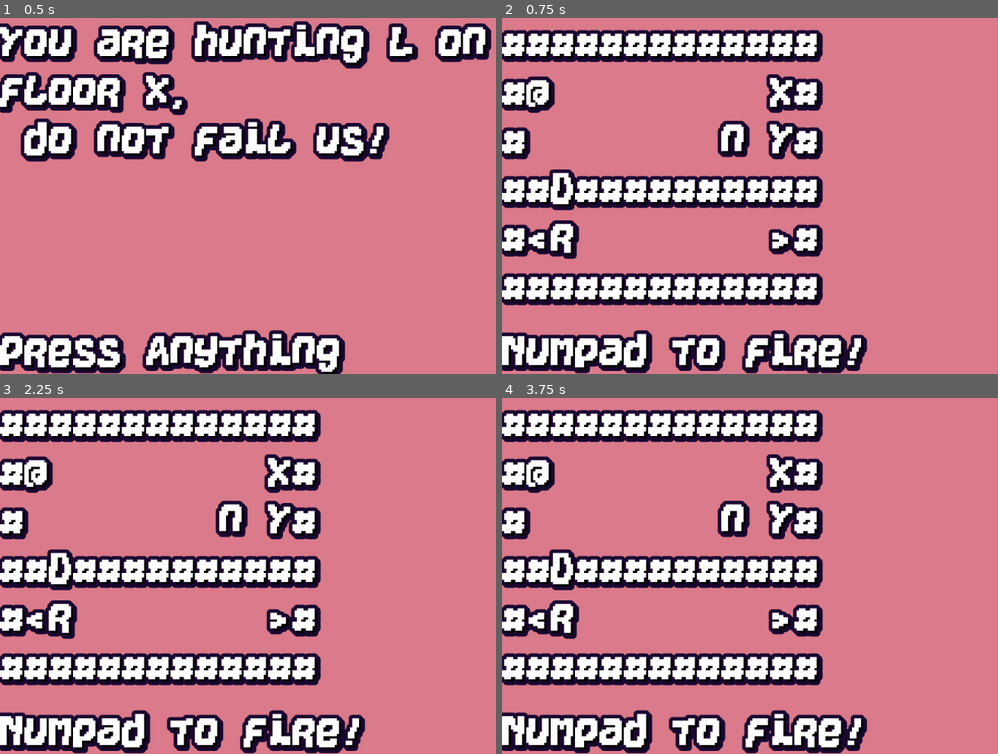
Above: before the commit, frames 1-4 (two rows, left to right).
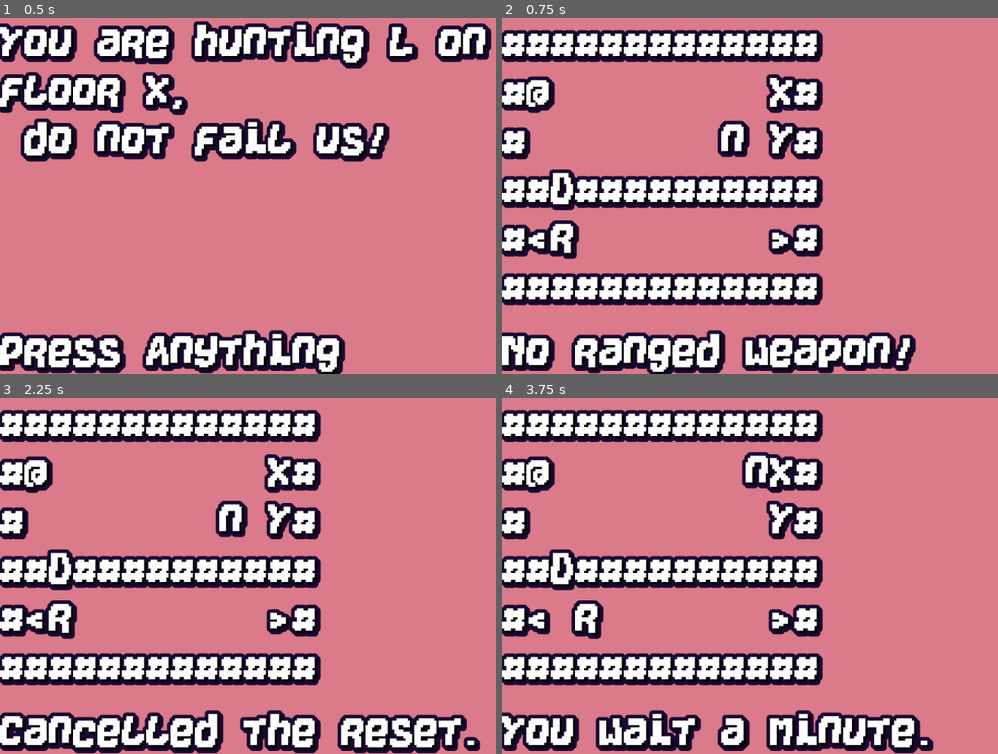
Above: after the commit, the same moments.

Repository: KaizNike/Defeating-User-Built-Dungeon
Game: Godot game, scene res://Main.tscn
The game is run twice, just before and just after one commit, with the same random seed, the same clock (stepped at 60 frames per second) and the same inputs.
Inputs (mouse positions are in pixels of both pictures, inside the frame that each line leads up to):
- Up to frame 1 (0.5 s): no input
- Up to frame 2 (0.75 s): tap Enter at 0.5 s; move the mouse to (938, 178) at 0.52 s; hold Keypad 6 (fire_right) from 0.53 s (still down); hold X (fire) from 0.53 s (still down)
- Up to frame 3 (2.25 s): tap R (reset) at 1.25, 2 s; move the mouse to (183, 593) at 1.27 s; release Keypad 6 (fire_right) at 1.28 s; release X (fire) at 1.28 s; hold Keypad 2 (fire_down) 1.28-2.03 s; tap X (fire) at 1.35 s; move the mouse to (367, 497) at 2.02 s; hold Keypad 6 (fire_right) from 2.03 s (still down); hold Z (use_scroll) from 2.03 s (still down)
- Up to frame 4 (3.75 s): tap X (fire) at 2.3, 3.05 s; tap R (reset) at 2.75, 3.5 s; move the mouse to (774, 647) at 2.77 s; release Keypad 6 (fire_right) at 2.78 s; release Z (use_scroll) at 2.78 s; hold Keypad 8 (fire_up) 2.78-3.53 s; tap V (version_display) at 2.85 s; move the mouse to (988, 629) at 3.52 s; hold Keypad 4 (fire_left) from 3.53 s (still down); hold . (wait) from 3.53 s (still down)

Frame 1 is identical in both runs. In frame 2, 4.8% of the frame differs, in the area x 5-84%, y 87-100%; in frame 3, 6.4%; in frame 4, 8.3%, in the area x 0-87%, y 15-100%.

Commit message:
v 0.12 - The Arrows
Escape was too powerful and was nerfed.

Diff:
--- a/Defeating User Built Dungeon/Main.gd
+++ b/Defeating User Built Dungeon/Main.gd
@@ -2,9 +2,9 @@
 extends Node
 
 # Major, Minor, Patch
-var version = [0,11, 0, "-alpha"]
-# Scoring Update
-# To fix - Projectiles
+var version = [0, 12, 0, "-alpha"]
+# Arrows Work
+# Arrows need more love
 
 # Future ideas - Friendly or neutral mobs, ghosts (spawn in reused rooms where player died), Pets
 
@@ -62,13 +62,15 @@
 "Crate": {"Speed": 0, "Turns": 0, "Loc": Vector2.ZERO, "HP": 3, "DMG": 0, "Char": "x", "Behav": "Still", "Inv": [], "bodyDesc": "crate", "Relation": "None"},
 "Goblin": {"Speed": 1, "Turns": 1, "Loc": Vector2.ZERO, "HP": 2, "DMG": 0, "Char": "g", "Behav": "HunterGather", "Inv": [], "bodyDesc": "goblin", "Relation": "Goblin"},
 "Kobold": {"Speed": 2, "Turns": 2, "Loc": Vector2.ZERO, "HP": 2, "DMG": 1, "Char": "k", "Behav": "Scavenger", "Inv": [], "bodyDesc": "kobold", "Relation": "Kobold"},
-"Arrow": {"Speed": 3, "Turns":2, "Loc": Vector2.ZERO, "DestLoc": Vector2.ZERO, "HP": 1, "DMG": 1, "Char": "-", "Behav": "Approaching", "Inv": [], "bodyDesc": "in flight", "Relation": "Projectile"}
+"Arrow": {"Speed": 3, "Turns":2, "Loc": Vector2.ZERO, "Dir": Vector2.ZERO, "HP": 1, "DMG": 1, "Char": "-", "Behav": "OnTrajectory", "Inv": [], "bodyDesc": "in flight", "Relation": "Projectile"}
 }
 
 const ENTITIES_HOSTILES = ["Rats", "Dingos", "Goblin", "Kobold", "Projectiles"]
 
 # "T" - Sword, "S" - Whip, "Z" - Scroll, "V" - Shovel (tunnel walls, 2 dmg), "B" - Bow (range 6, 1dmg), "E" - Trident
 const WEAPONS = ["T", "S", "Z", "V", "B", "E"]
+# Ranged - "B" - Bow
+const RANGED = ["B"]
 
 #const WEAPONS_DEFINES = {
 #	"Sword": {"Char": "T", "Uses": 12, "Type": ""},
@@ -93,9 +95,6 @@
 
 var corpses = []
 var body = {"Loc": Vector2.ZERO, "Inv": [], "Desc": ""}
-
-var projectiles = []
-var projectile = {"Speed": 1, "Turns": 1, "Loc": Vector2.ZERO, "HP": 1, "DMG": 1, "Char": "-", "Behav": "MoveFoward", "Relation": "Dangerous"}
 
 func _ready():
 	randomize()
@@ -118,6 +117,14 @@
 	else:
 #		Reload autosave
 		game_array = _get_text_as_array(Rooms[currentRoom])
+		var yindex = 0
+		var xindex = 0
+		for y in game_array:
+			for x in y:
+				print(x + " : " + str(xindex) + ", " + str(yindex))
+				xindex += 1
+			xindex = 0
+			yindex += 1
 		_actors_init(game_array)
 		levelLabel.text = "You returned!\n You still hunt L on floor X.\n  Currently on: " + str(currentRoom+1)
 		statusLabel.text = "Press Anything"
@@ -168,15 +175,15 @@
 #	print(actors)
 
 func _input(event):
-	if event.is_action_pressed("escape"):
-		if OS.get_name() == "HTML5":
-			$VSplitContainer.queue_free()
-			var label = Label.new()
-			label.text = "Game quit."
-			self.add_child(label)
-		else:
-			get_tree().quit(0)
-		pass
+#	if event.is_action_pressed("escape"):
+#		if OS.get_name() == "HTML5":
+#			$VSplitContainer.queue_free()
+#			var label = Label.new()
+#			label.text = "Game quit."
+#			self.add_child(label)
+#		else:
+#			get_tree().quit(0)
+#		pass
 	if event is InputEventMouseMotion:
 		return
 	if (waiting and pageSelect) and (event.is_action_pressed("ui_page_down") or event.is_action_pressed("ui_page_up")):
@@ -332,6 +339,15 @@
 					notiTimer.start()
 			scrollUse = ""
 	elif event.is_action_pressed("fire"):
+		var test = false
+		for item in RANGED:
+			if _find_item(item, player):
+				test = true
+				break
+		if test == false:
+			statusLabel.text = "No ranged weapon!"
+			notiTimer.start()
+			return
 		firing = true
 		print(firing)
 		statusLabel.text = "Numpad to fire!"
@@ -525,6 +541,11 @@
 		a = _handle_player_interaction(Dest, Loc, array)
 	if Dest in COLLIDES or Dest in ENTITIES:
 		return array
+	if Dest in WEAPONS:
+		_grab_weapon(Dest)
+#	 Working On
+	if Dest in ARMORS:
+		pass
 
 	a[Pos.y][Pos.x] = "."
 	a[Loc.y][Loc.x] = "@"
@@ -533,6 +554,7 @@
 
 # yield(get_tree(), "idle_frame")
 func _move_actors(array, dir):
+#	Duplicate here?
 	var a = array
 	for Actor in actors:
 		if Actor.Turns == 0:
@@ -548,6 +570,41 @@
 			continue
 		elif Actor.Behav == "Hunter":
 			continue
+		elif Actor.Behav == "OnTrajectory":
+			var actorLoc = Actor.Loc + Actor.Dir
+			if actorLoc.x < 0 or actorLoc.x > array[0].size() - 1 or actorLoc.y < 0 or actorLoc.y > array.size() - 1:
+				continue
+			var Dest = a[actorLoc.y][actorLoc.x]
+			if Dest in COLLIDES:
+				print("Hits wall.")
+				_add_corpse(Actor)
+				a[Actor.Loc.y][Actor.Loc.x] = "%"
+			elif Dest in ENTITIES:
+				var targetIndex = 0
+				for targetActor in actors:
+					if targetActor.Char == Dest and targetActor.Loc == actorLoc:
+						targetActor.HP -= Actor.DMG
+						if targetActor.HP < 1:
+							if targetActor.Char == "@":
+								statusLabel.text = "You are slain."
+							_add_corpse(targetActor)
+#							actors.remove(targetIndex)
+							a[actorLoc.y][actorLoc.x] = "%"
+							break
+						if targetActor.Char == "@":
+							statusLabel.text = "You got hit for " + str(Actor.DMG) + " DMG!"
+							notiTimer.start()
+							break
+					targetIndex += 1
+			elif Dest in COLLIDES or Dest in ENTITIES or Dest in WEAPONS or Dest in PROJECTILES or Dest in ARMORS:
+				print("Hits object.")
+				_add_corpse(Actor)
+				a[Actor.Loc.y][Actor.Loc.x] = "%"
+			else:
+				a[Actor.Loc.y][Actor.Loc.x] = " "
+				a[actorLoc.y][actorLoc.x] = Actor.Char
+				Actor.Loc = actorLoc
+				Actor.Turns -= 1
 		elif Actor.Behav == "Hungry":
 			var actorDir = Vector2.ZERO
 			print("A Hungry One At: " + str(Actor.Loc))
@@ -647,7 +704,7 @@
 			if Dest in INTERACTS:
 				if _handle_actor_interaction(Actor,Dest, actorLoc):
 					continue
-			if Dest in COLLIDES or Dest in ENTITIES:
+			if Dest in COLLIDES or Dest in ENTITIES or Dest in WEAPONS or Dest in PROJECTILES or Dest in ARMORS:
 				continue
 			else:
 				a[Actor.Loc.y][Actor.Loc.x] = " "
@@ -789,6 +846,19 @@
 	return a
 	pass
 
+
+func _grab_weapon(Char):
+	match Char:
+		"B":
+			var I = item.duplicate(true)
+			I.Char = "B"
+			I.Uses = 6
+			I.Value = 1
+			I.Type = "Straight"
+			player.Inv.append(I)
+			statusLabel.text = "Looted Bow! Fire with X!"
+			notiTimer.start()
+
 func _show_inv(shownPage):
 	currentPageShown = shownPage
 	var items = 0
@@ -902,6 +972,17 @@
 					return true
 
 
+		spotIndex += 1
+	# If item not found
+	return false
+
+func _find_item(Item, Actor) -> bool:
+	var spotIndex = 0
+	for spot in Actor.Inv:
+		if typeof(spot) == 18:
+			if "Char" in spot and "Uses" in spot:
+				if spot.Char == Item:
+					return true
 		spotIndex += 1
 	# If item not found
 	return false
@@ -1152,11 +1233,11 @@
 func _fireBow(Actor, Dir):
 	match Dir:
 		9:
-			Dir = Vector2(1,1)
+			Dir = Vector2(1,-1)
 		8:
-			Dir = Vector2(0,1)
+			Dir = Vector2(0,-1)
 		7:
-			Dir = Vector2(-1,1)
+			Dir = Vector2(-1,-1)
 		6:
 			Dir = Vector2(1,0)
 		5:
@@ -1165,19 +1246,39 @@
 		4:
 			Dir = Vector2(-1,0)
 		3:
-			Dir = Vector2(1,-1)
+			Dir = Vector2(1,1)
 		2:
-			Dir = Vector2(0,-1)
+			Dir = Vector2(0,1)
 		1:
-			Dir = Vector2(-1,-1)
+			Dir = Vector2(-1,1)
+	var bow = _find_and_use_item("B", Actor)
+	var arrow = _find_and_use_item("-", Actor)
 	if _find_and_use_item("B", Actor) and _find_and_use_item("-", Actor):
 		var A = ENTITIES_DEFINES.Arrow.duplicate(true)
 		A.Loc = Actor.Loc + Dir
-		A.Dest = Dir * 100
+		if game_array[A.Loc.y][A.Loc.x] in COLLIDES:
+			statusLabel.text = "Your shot hits the wall."
+			notiTimer.start()
+			firing = false
+			return
+		A.Dir = Dir
 		game_array[A.Loc.y][A.Loc.x] = "-"
+		_display_array(game_array)
 		actors.append(A)
 		firing = false
-		_status_bar_update()
+		if Actor.Char == "@":
+			_status_bar_update()
+	else:
+		if Actor.Char == "@":
+			var text = ""
+			if not bow:
+				text += "Bow"
+				if not arrow:
+					text += " + Arrows"
+			else:
+				if not arrow:
+					text += "Arrows"
+			statusLabel.text = "Missing: " + text
 
 func _on_NotificationTimer_timeout():
 	match notificationType:
